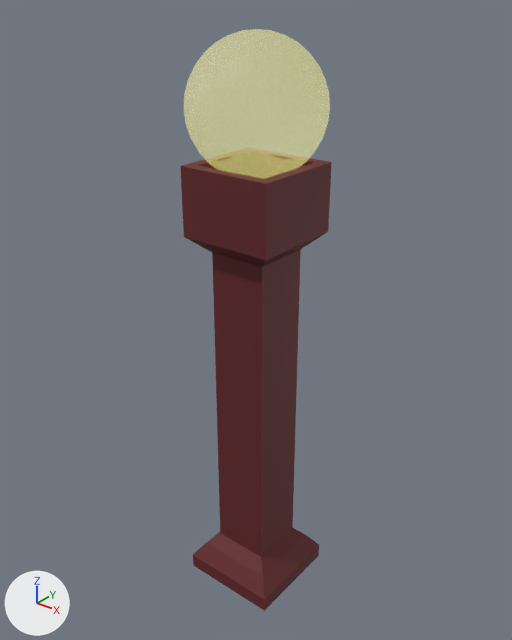
Two versions of the glTF model public/lampPost.glb, one commit apart.
Camera for both pictures: a 50 mm lens placed at (1.47, -1.84, 2.33), pointed at (-0.02, 0.03, 1.17). Arrows for +X, +Y and +Z are at lower left; the lights stay in place. The picture after the commit comes second. Where no turn or scale is listed for an object, it has been applied to the vertices.

The older version as bpy lines, for what is in view:
```python
mat_lamppost = principled_material('LampPost')
mat_lamppost.base_color = (0.124, 0.0143, 0.0164)  # dark red #632023
mat_lamppost.roughness = 0.655
me_cube = bpy.data.meshes.new('Cube')
me_cube.from_pydata(...)  # 36 vertices, 68 faces; spans x -0.2..0.2, y -0.2..0.2, z -0.99..0.76
me_cube.materials.append(mat_lamppost)  # dark red #632023
me_sphere = bpy.data.meshes.new('Sphere')
me_sphere.from_pydata(...)  # a UV sphere (32 segments, 16 rings, poles along z) spanning x -0.235..0.235, y -0.235..0.235, z -0.235..0.235
me_sphere.materials.append(mat_light)  # white #e7e7e7, glowing yellow #fcf85a
ob_cube = bpy.data.objects.new('Cube', me_cube)
ob_cube.location = (0.0, 0.0, 1.0)
ob_sphere = bpy.data.objects.new('Sphere', me_sphere)
ob_sphere.location = (0.0, 0.0, 1.944)
```
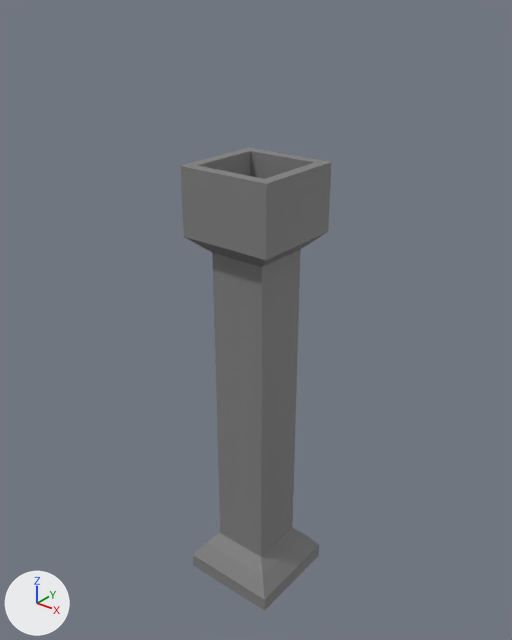
What differs and where, as boxes [x1, y1, x2, y2] in the pictures (512 x 640 px):
'Cube', recoloured (dark red to grey)
    both: [180, 158, 332, 611]
'Sphere', deleted
    before: [184, 29, 330, 179]

What the commit changed:
Material 'LampPost' (mat_lamppost) changes colour from dark red #632023 to grey #7f7f7f; in linear values from (0.124, 0.0143, 0.0164) to (0.214, 0.214, 0.214).
Object 'Sphere' (ob_sphere) is deleted.
